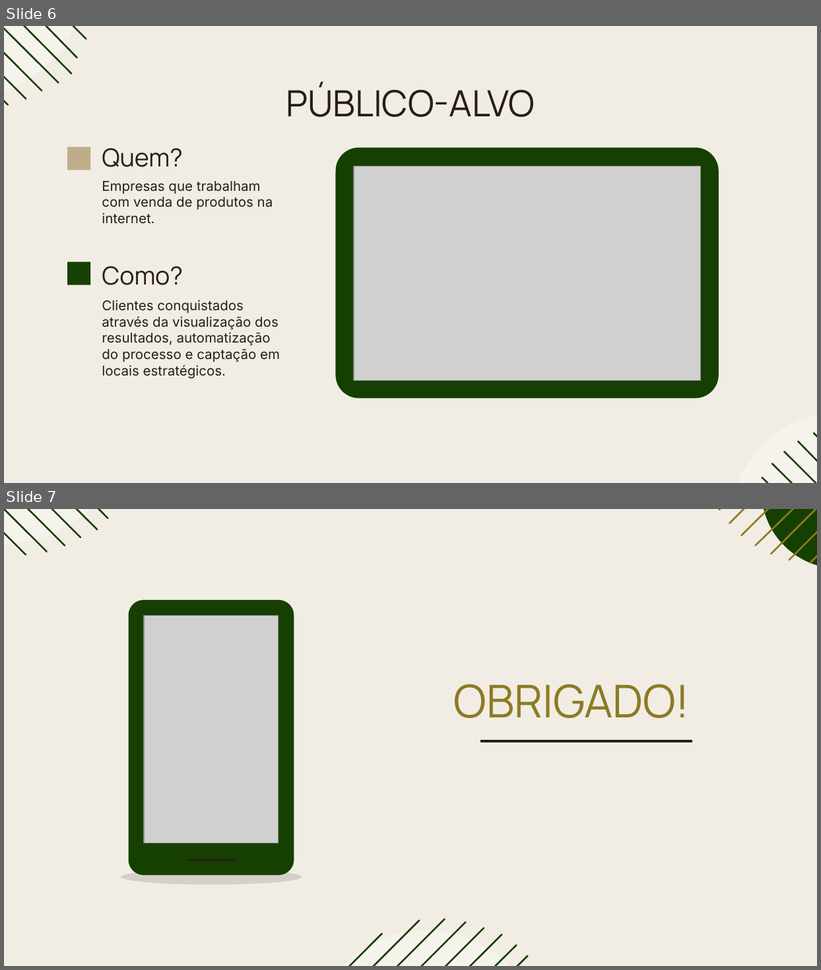
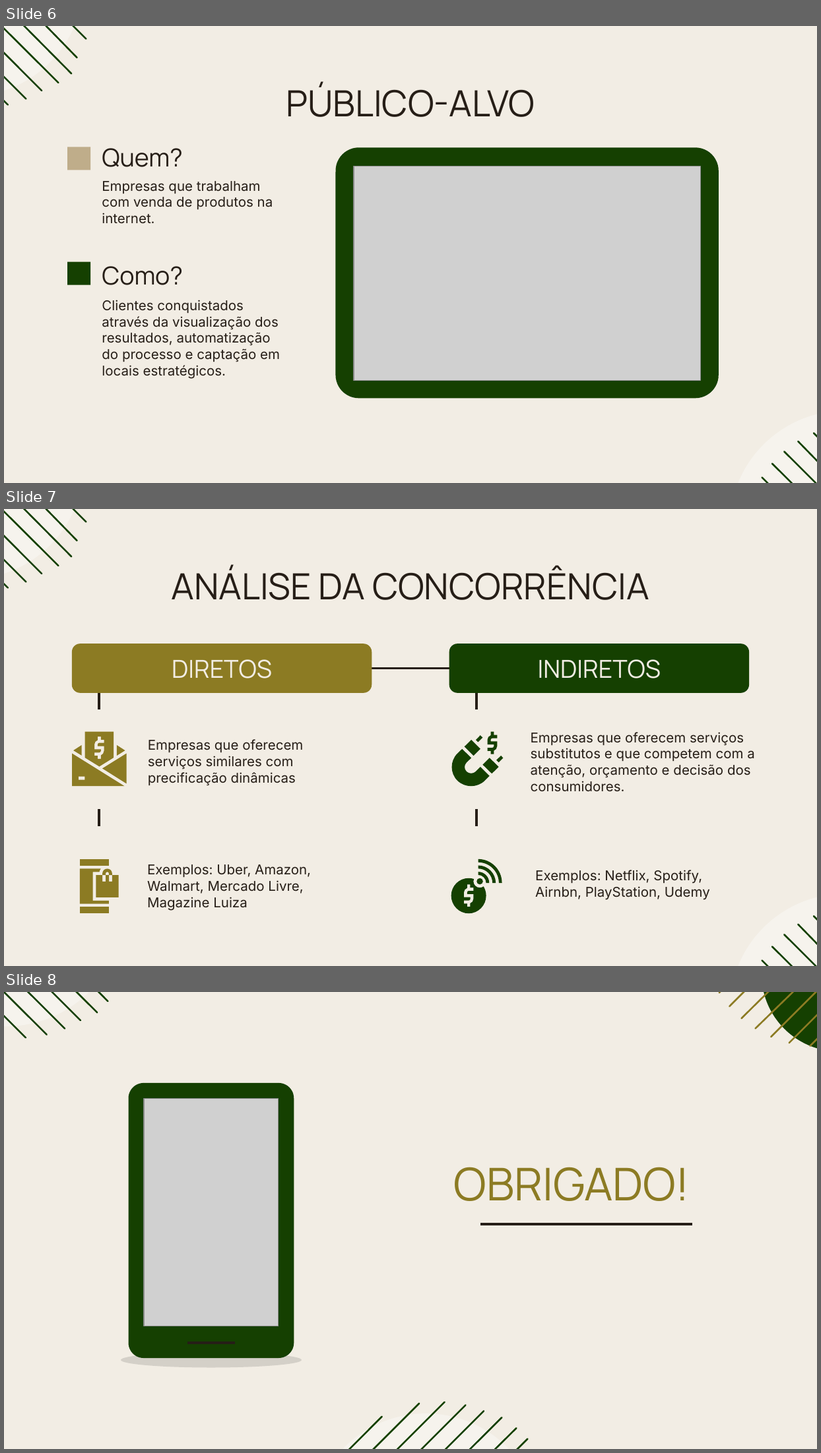
Before and after one commit to rafaellabastos/challenge-pitch-qa, a slide deck: Pitch-SavvyFix.pptx. Shown one above the other, each under a label of ours: slides 6 and 7 before the commit, slides 6, 7 and 8 after it. The pictures are 821x970 and 821x1453 pixels, drawn with LibreOffice and Linux fonts; fonts in the diff are those of the drawing; grey boxes stand for pictures. Boxes give left, top, right and bottom in pixels: in the first picture for what was removed or moved away, otherwise in the second. Text is boxed around its words. In the diff, an @@ line names an element or a change of style, - is before the commit and + after.

Commit message:
Slide que mostra a análise da concorreência - diretos ou indiretos

```diff
--- a/Pitch-SavvyFix.pptx
+++ b/Pitch-SavvyFix.pptx
@@ slide 7 added at bbox=[4, 509, 817, 966], background #F2EDE4; not listed: 14 template elements that a slide beside it also shows @@
@@ title added at bbox=[171, 566, 649, 600], 32 pt, text #261E17 @@
+ANÁLISE DA CONCORRÊNCIA
@@ rounded rectangle added at bbox=[72, 644, 372, 694], fill #8C7B23, 22 pt, text #F2EDE4 @@
+DIRETOS
@@ rounded rectangle added at bbox=[450, 644, 750, 694], fill #154001, 22 pt, text #F2EDE4 @@
+INDIRETOS
@@ line added from (372, 668) to (450, 668), #261E17 2.25 pt @@
@@ line added from (99, 710) to (99, 692), #261E17 2.25 pt @@
@@ line added from (477, 710) to (477, 692), #261E17 2.25 pt @@
@@ group added at bbox=[72, 732, 127, 786]: 5 freeform shapes @@
@@ text added at bbox=[148, 739, 303, 786], 12 pt, text #261E17 @@
+Empresas que oferecem serviços similares com precificação dinâmicas
@@ text added at bbox=[531, 732, 755, 792], 12 pt, text #261E17 @@
+Empresas que oferecem serviços substitutos e que competem com a atenção, orçamento e decisão dos consumidores.
@@ group added at bbox=[450, 732, 503, 786]: 6 freeform shapes @@
@@ line added from (99, 826) to (99, 810), #261E17 2.25 pt @@
@@ line added from (477, 826) to (477, 810), #261E17 2.25 pt @@
@@ group added at bbox=[80, 859, 119, 914]: 5 freeform shapes @@
@@ text added at bbox=[147, 865, 311, 911], 12 pt, text #261E17 @@
+Exemplos: Uber, Amazon, Walmart, Mercado Livre, Magazine Luiza
@@ group added at bbox=[451, 859, 502, 913]: 5 freeform shapes @@
@@ text added at bbox=[535, 870, 710, 900], 12 pt, text #261E17 @@
+Exemplos: Netflix, Spotify, Airnbn, PlayStation, Udemy
@@ what was slide 7 is now slide 8 @@
```
